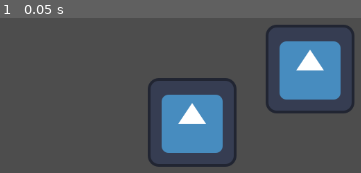
Above: before the commit, frame 1.
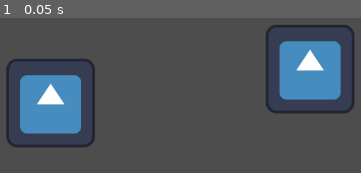
Above: after the commit, the same moment.

Repository: shadow-cove-studios/creature-cafe
Game: Godot game, scene res://scene.tscn
The game is run twice, just before and just after one commit, with the same random seed, the same clock (stepped at 60 frames per second) and the same inputs. The engine's default icon, where the game draws it, is replaced by a stand-in: a white triangle on a blue panel in a dark square.
Inputs:
- Up to frame 1 (0.05 s): no input

The runs differ from the first frame. In frame 1, 16% of the frame differs, in the area x 1-66%, y 26-97%.

Commit message:
Update scene.tscn

Diff:
--- a/project/scene.tscn
+++ b/project/scene.tscn
@@ -12,5 +12,5 @@
 texture = ExtResource("1_n1xa0")
 
 [node name="Icon" type="Sprite2D" parent="."]
-position = Vector2(365, 321)
+position = Vector2(161, 293)
 texture = ExtResource("1_n1xa0")
